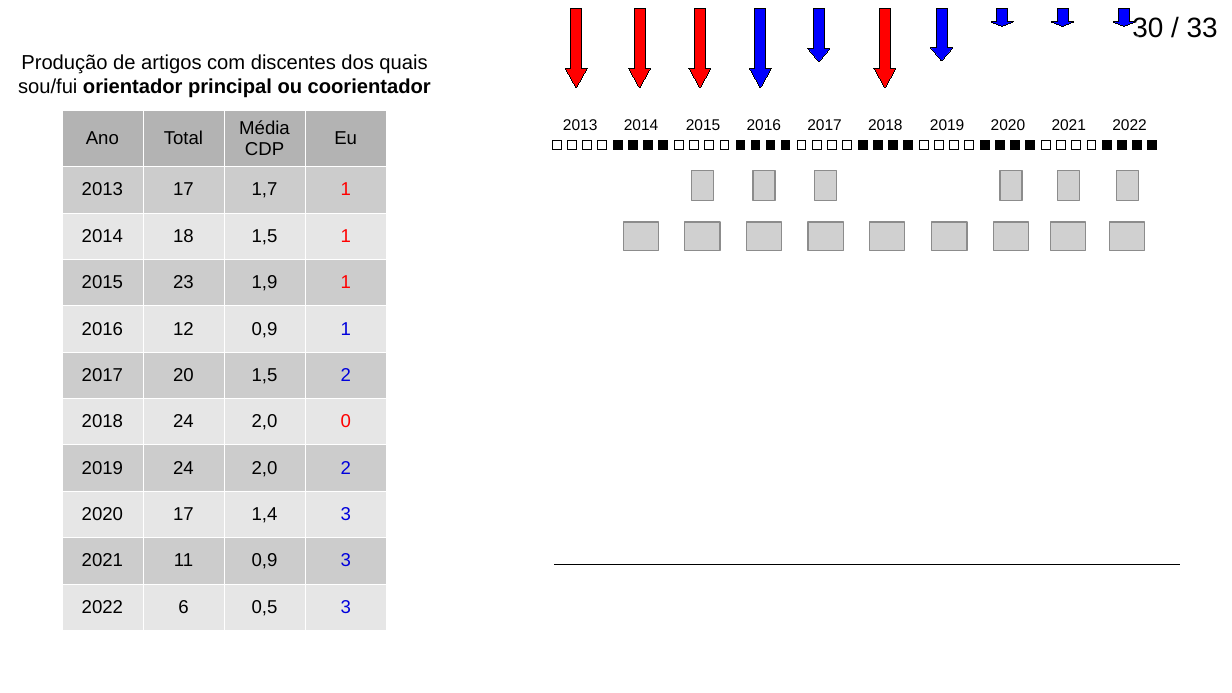
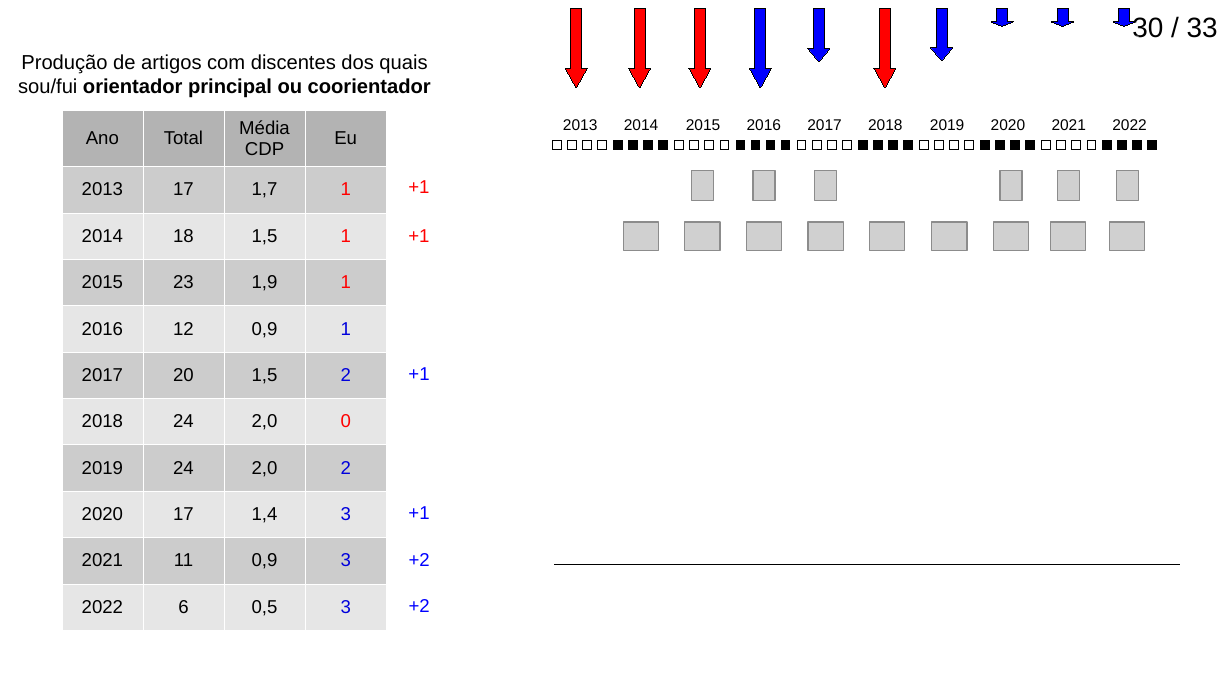
Before and after one commit to birocoles/memos, a slide deck: slide 30 of Titular_III/slides/apresentacao_titular3_2.odp. Drawn at 1232x693 pixels with LibreOffice and Linux fonts; fonts in the diff are those of the drawing; grey boxes stand for pictures; background and template pictures are left out. Boxes give left, top, right and bottom in pixels: in the first picture for what was removed or moved away, otherwise in the second. Text is boxed around its words. In the diff, an @@ line names an element or a change of style, - is before the commit and + after.

```diff
--- a/Titular_III/slides/apresentacao_titular3_2.odp
+++ b/Titular_III/slides/apresentacao_titular3_2.odp
@@ text added at <box>408,180,429,193</box>, 12 pt, text #FF0000 @@
++1
@@ text added at <box>408,229,429,242</box>, 12 pt, text #FF0000 @@
++1
@@ text added at <box>408,367,429,380</box>, 12 pt, text #0000FF @@
++1
@@ text added at <box>408,506,429,519</box>, 12 pt, text #0000FF @@
++1
@@ text added at <box>409,553,430,566</box>, 12 pt, text #0000FF @@
++2
@@ text added at <box>409,599,430,612</box>, 12 pt, text #0000FF @@
++2
```
Also in this commit, not shown: 2 other slides changed, 9 other files.
